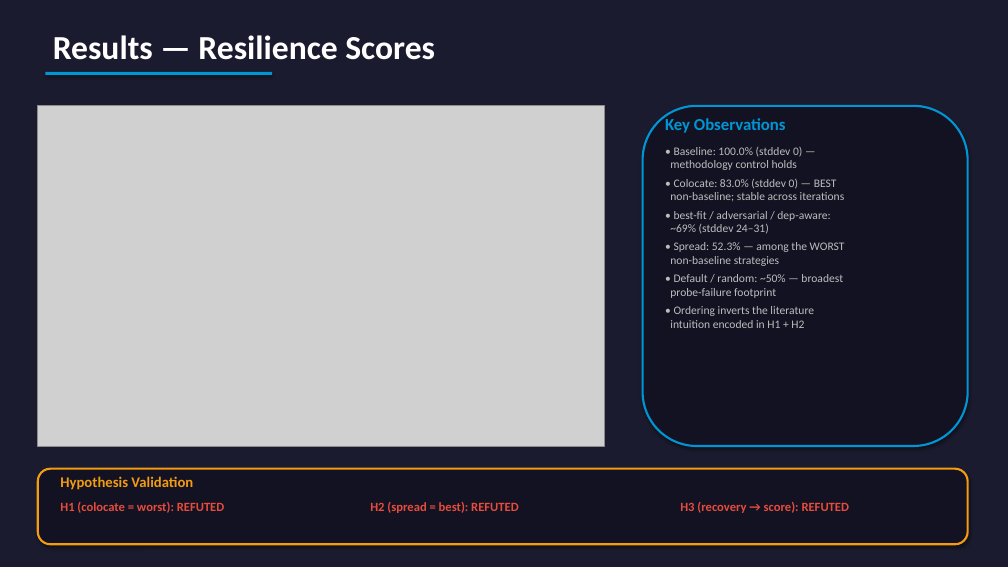
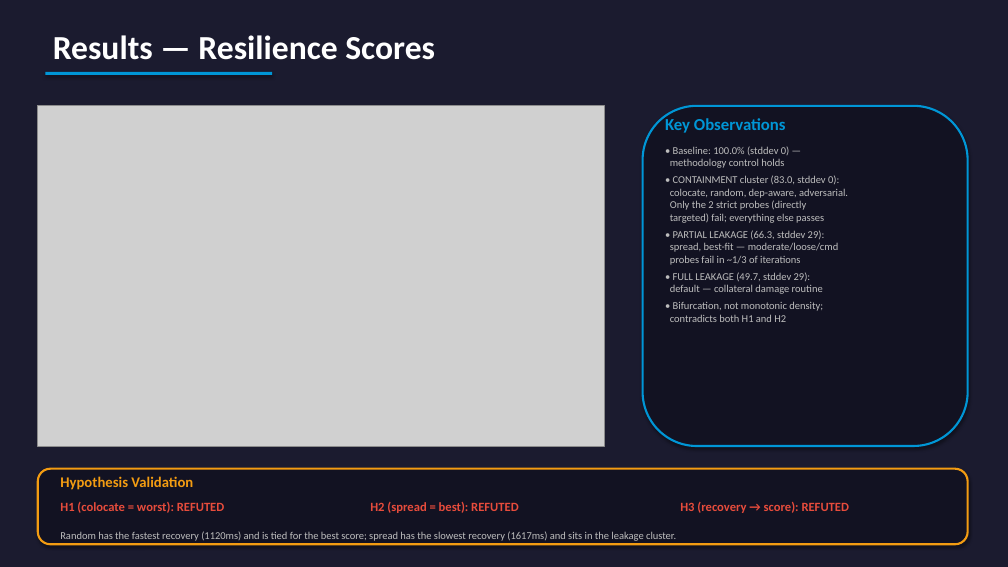
Before and after one commit to yhu02/uva-msc-thesis, a slide deck: slide 9 of ChaosProbe_Presentation.pptx. Drawn at 1008x567 pixels with LibreOffice and Linux fonts; fonts in the diff are those of the drawing; grey boxes stand for pictures. Boxes give left, top, right and bottom in pixels: in the first picture for what was removed or moved away, otherwise in the second. Text is boxed around its words. In the diff, an @@ line names an element or a change of style, - is before the commit and + after.

```diff
--- a/ChaosProbe_Presentation.pptx
+++ b/ChaosProbe_Presentation.pptx
@@ text at (670, 146, 789, 168): size 11 to 10 pt in "• Baseline: 100.0% (stddev 0) — methodology ..." @@
@@ text at (670, 175, 848, 322): text changed; size 11 to 10 pt @@
-• Colocate: 83.0% (stddev 0) — BEST
-non-baseline; stable across iterations
-• best-fit / adversarial / dep-aware:
-~69% (stddev 24–31)
-• Spread: 52.3% — among the WORST
-non-baseline strategies
-• Default / random: ~50% — broadest
-probe-failure footprint
-• Ordering inverts the literature
-intuition encoded in H1 + H2
+• CONTAINMENT cluster (83.0, stddev 0):
+colocate, random, dep-aware, adversarial.
+Only the 2 strict probes (directly
+targeted) fail; everything else passes
+• PARTIAL LEAKAGE (66.3, stddev 29):
+spread, best-fit — moderate/loose/cmd
+probes fail in ~1/3 of iterations
+• FULL LEAKAGE (49.7, stddev 29):
+default — collateral damage routine
+• Bifurcation, not monotonic density;
+contradicts both H1 and H2
@@ text added at (60, 531, 676, 541), 10 pt, text #BDBDBD @@
+Random has the fastest recovery (1120ms) and is tied for the best score; spread has the slowest recovery (1617ms) and sits in the leakage cluster.
```
Also in this commit, not shown: 4 other slides changed, 14 other files.
